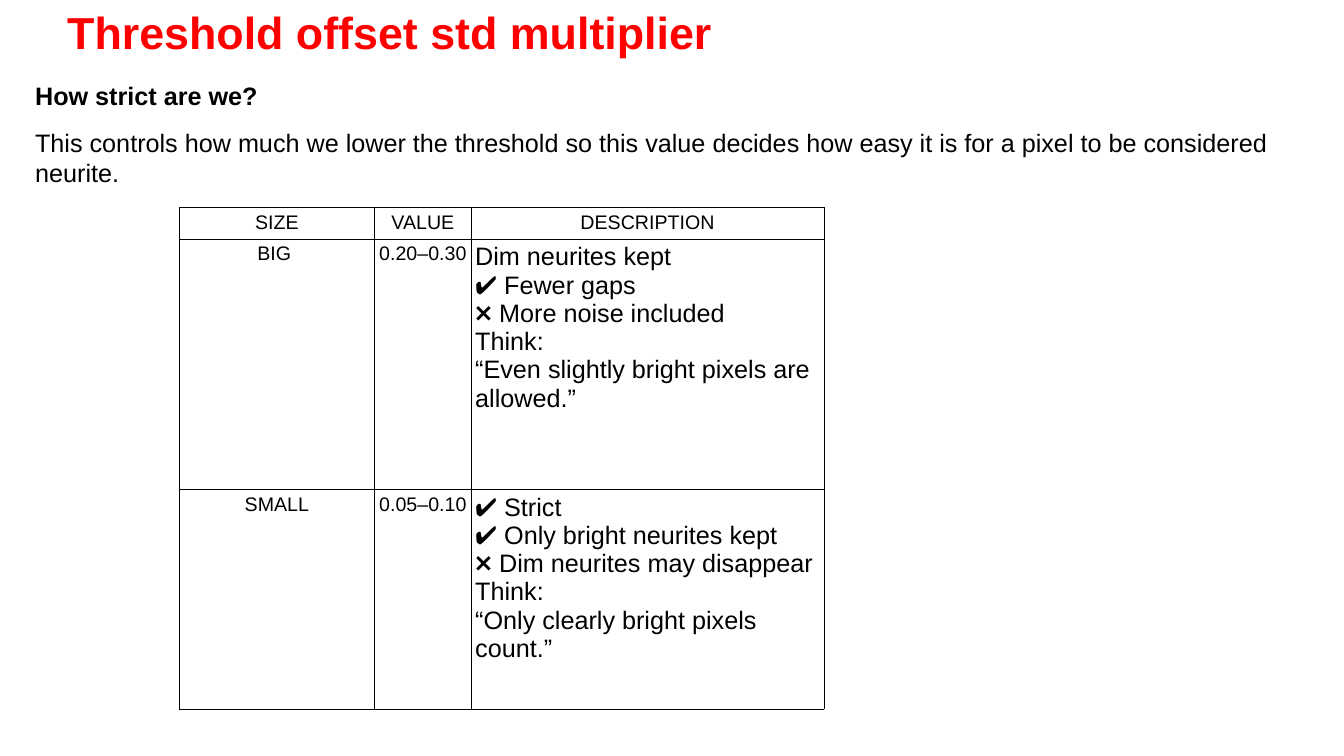
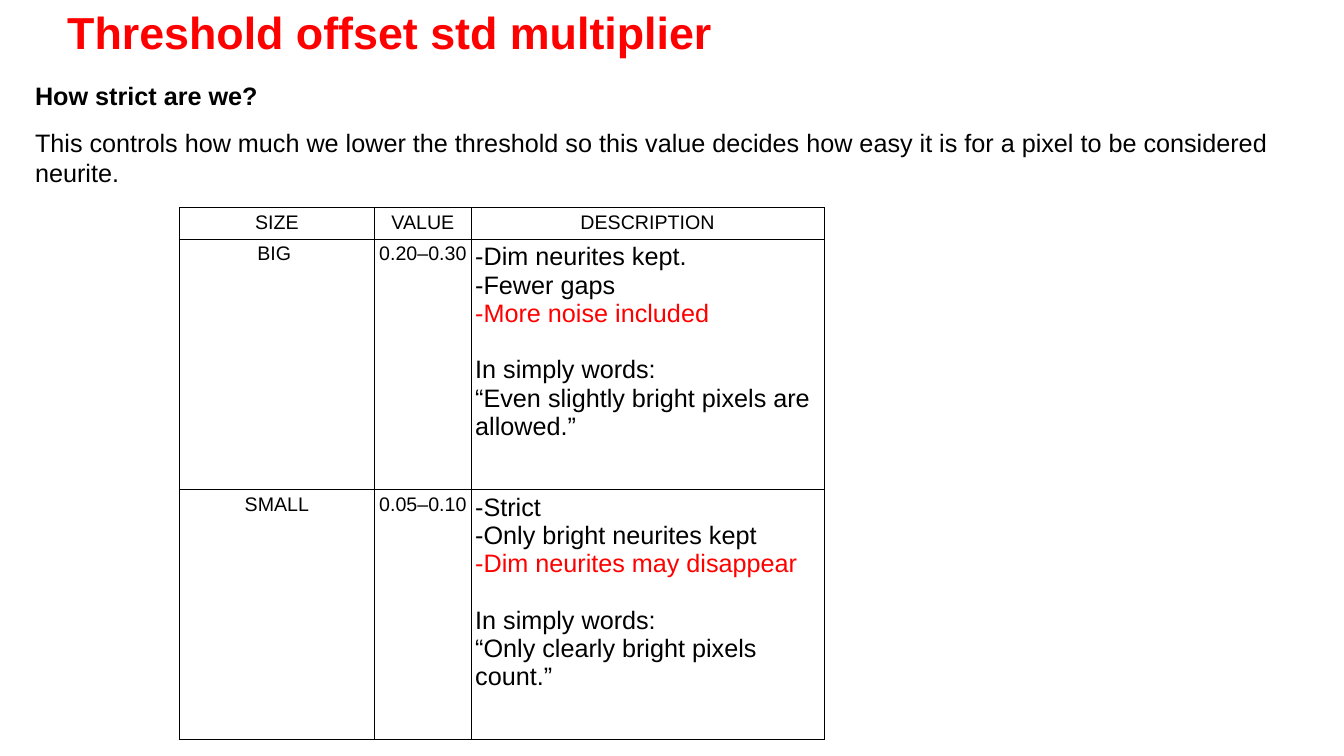
Before and after one commit to Nahuel88Ar/Lysosomes, a slide deck: slide 13 of UPDATE 19-2.pptx. Drawn at 1344x756 pixels with LibreOffice and Linux fonts; fonts in the diff are those of the drawing; background and template pictures are left out. Boxes give left, top, right and bottom in pixels: in the first picture for what was removed or moved away, otherwise in the second. Text is boxed around its words. In the diff, an @@ line names an element or a change of style, - is before the commit and + after.

```diff
--- a/UPDATE 19-2.pptx
+++ b/UPDATE 19-2.pptx
@@ table at [179, 208, 825, 739] @@
-row 2, column 3: Dim neurites kept / ✔ Fewer gaps / ❌ More noise included / Think: / “Even slightly bright pixels are allowed.”
+row 2, column 3: -Dim neurites kept. / -Fewer gaps / -More noise included / In simply words: / “Even slightly bright pixels are allowed.”
-row 3, column 3: ✔ Strict / ✔ Only bright neurites kept / ❌ Dim neurites may disappear / Think: / “Only clearly bright pixels count.”
+row 3, column 3: -Strict / -Only bright neurites kept / -Dim neurites may disappear / In simply words: / “Only clearly bright pixels count.”
```
Also in this commit, not shown: 3 other slides changed, 1 slide added, 2 other files.
